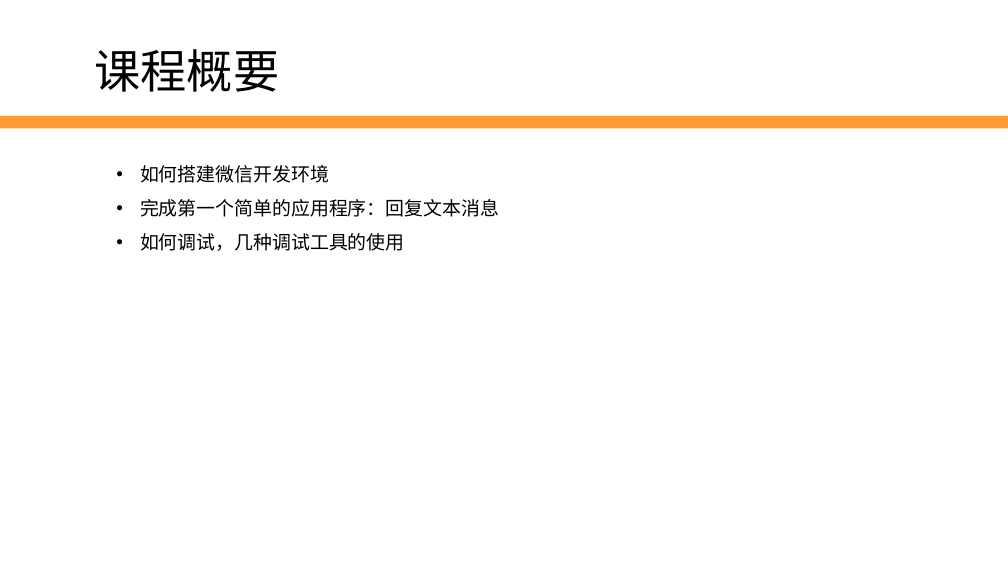
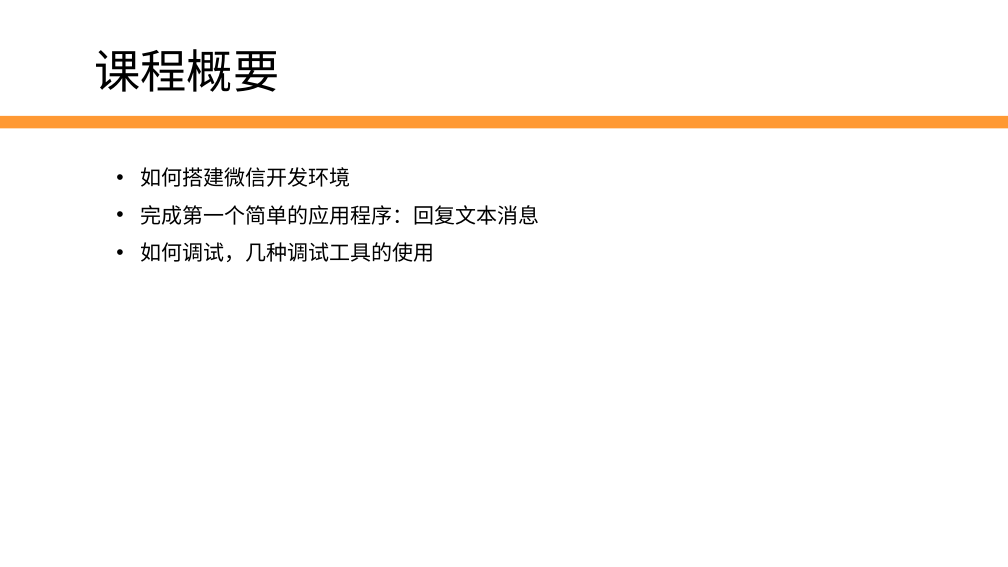
Before and after one commit to edu2act/2017-2018_1st_Wechat_Web_Programming, a slide deck: slide 3 of meterials/slides/ch03-wechat-dev-env-and-debug tools.pptx. Drawn at 1008x567 pixels with LibreOffice and Linux fonts; fonts in the diff are those of the drawing; background and template pictures are left out. Boxes give left, top, right and bottom in pixels: in the first picture for what was removed or moved away, otherwise in the second. Text is boxed around its words. In the diff, an @@ line names an element or a change of style, - is before the commit and + after.

```diff
--- a/meterials/slides/ch03-wechat-dev-env-and-debug tools.pptx
+++ b/meterials/slides/ch03-wechat-dev-env-and-debug tools.pptx
@@ text "如何搭建微信开发环境" at box(140, 167, 540, 262): size 18 to 20 pt @@
```
Also in this commit, not shown: 1 other slide changed, 1 other file.
